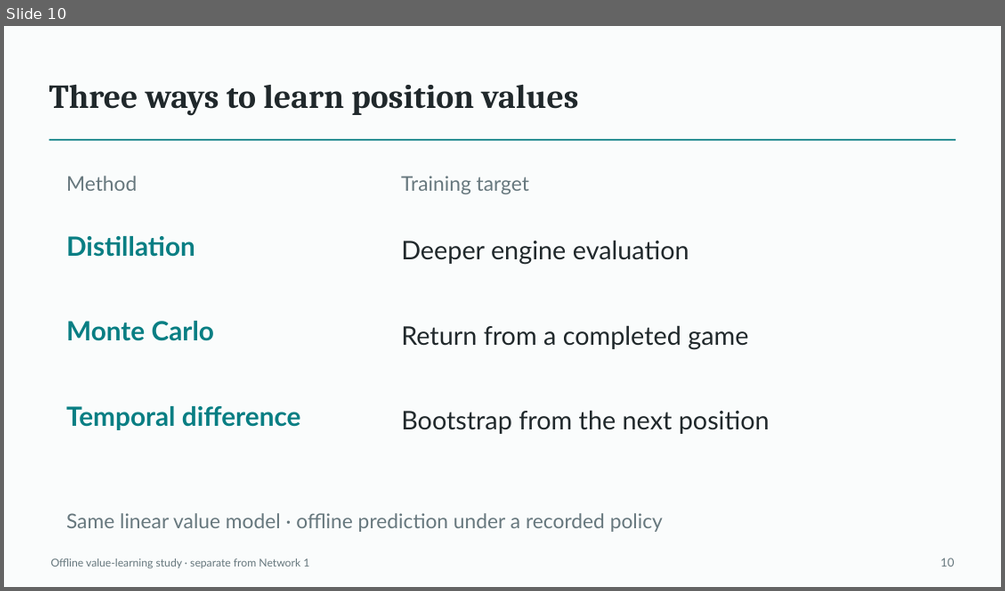
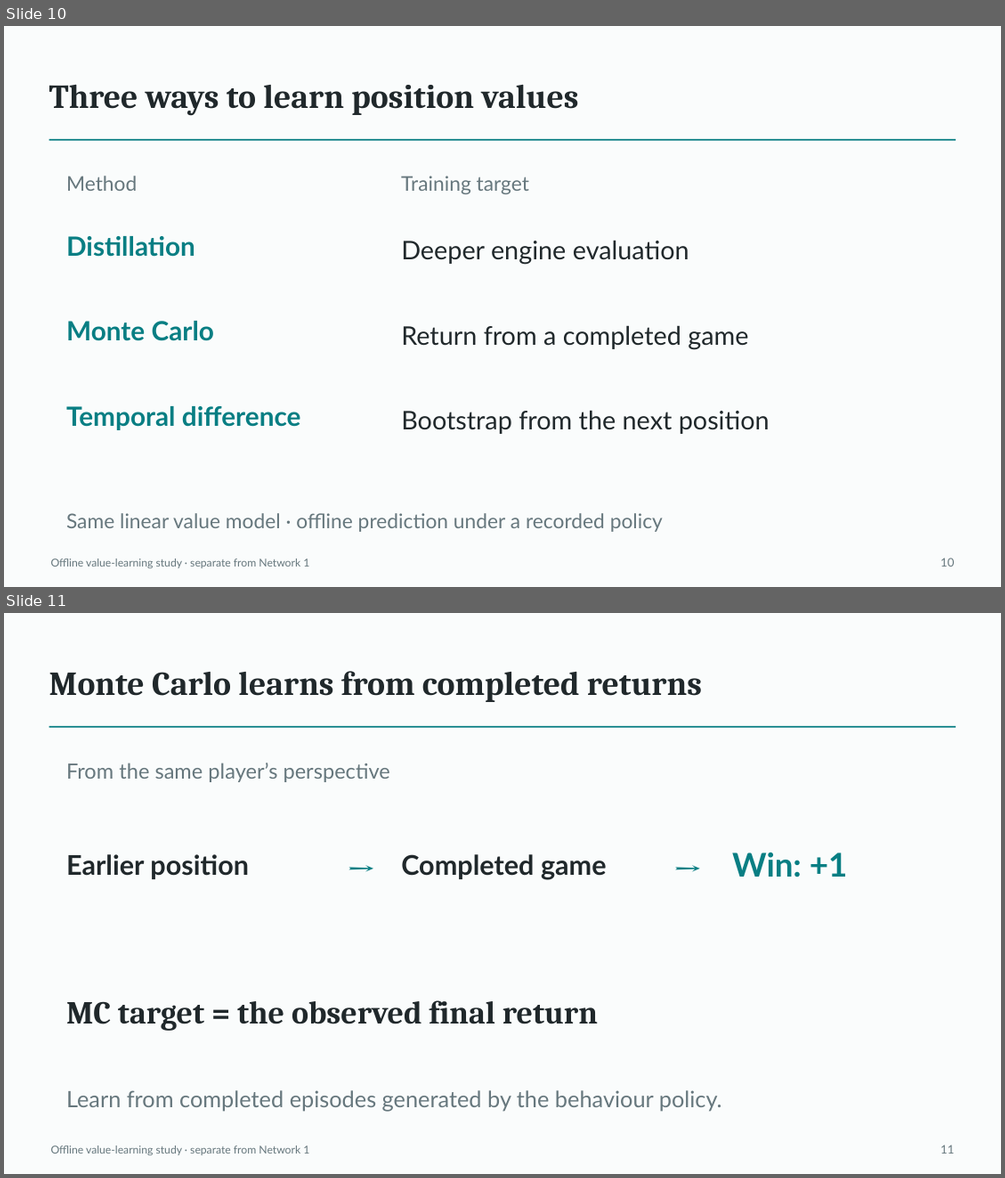
Before and after one commit to Mr-Teal/CS5446_project, a slide deck: docs/drafts/presentation-draft.pptx. Shown one above the other, each under a label of ours: slide 10 before the commit, slides 10 and 11 after it. The pictures are 1005x591 and 1005x1178 pixels, drawn with LibreOffice and Linux fonts; fonts in the diff are those of the drawing. Boxes give left, top, right and bottom in pixels: in the first picture for what was removed or moved away, otherwise in the second. Text is boxed around its words. In the diff, an @@ line names an element or a change of style, - is before the commit and + after.

```diff
--- a/docs/drafts/presentation-draft.pptx
+++ b/docs/drafts/presentation-draft.pptx
@@ slide 11 added at box(4, 613, 1001, 1174), background #FAFCFC @@
@@ text added at box(49, 671, 702, 702), 32.2 pt, text #20282B, bold @@
+Monte Carlo learns from completed returns
@@ rectangle added at box(48, 726, 955, 728), fill #087E83 @@
@@ text added at box(66, 763, 390, 782), 20.2 pt, text #66777D @@
+From the same player’s perspective
@@ text added at box(328, 839, 395, 897), 36.8 pt, text #087E83, bold @@
+→
@@ text added at box(658, 839, 717, 897), 36.8 pt, text #087E83, bold @@
+→
@@ text added at box(732, 852, 848, 877), 31.5 pt, text #087E83, bold @@
+Win: +1
@@ text added at box(66, 854, 249, 879), 26.2 pt, text #20282B, bold @@
+Earlier position
@@ text added at box(401, 854, 607, 880), 26.2 pt, text #20282B, bold @@
+Completed game
@@ text added at box(66, 1000, 598, 1030), 30.8 pt, text #20282B, bold @@
+MC target = the observed final return
@@ text added at box(66, 1090, 722, 1111), 21.8 pt, text #66777D @@
+Learn from completed episodes generated by the behaviour policy.
@@ text added at box(51, 1145, 309, 1155), 10.5 pt, text #66777D @@
+Offline value-learning study · separate from Network 1
@@ text added at box(940, 1144, 954, 1153), 11.2 pt, text #66777D @@
+11
```
Also in this commit, not shown: 9 slides changed, 6 other slides added, 1 slide removed, 3 other files.
